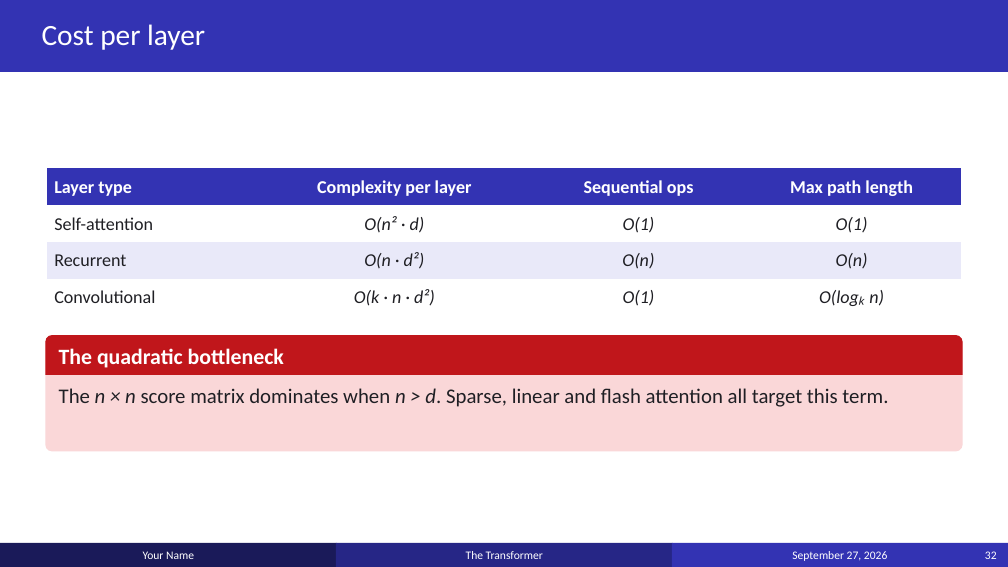
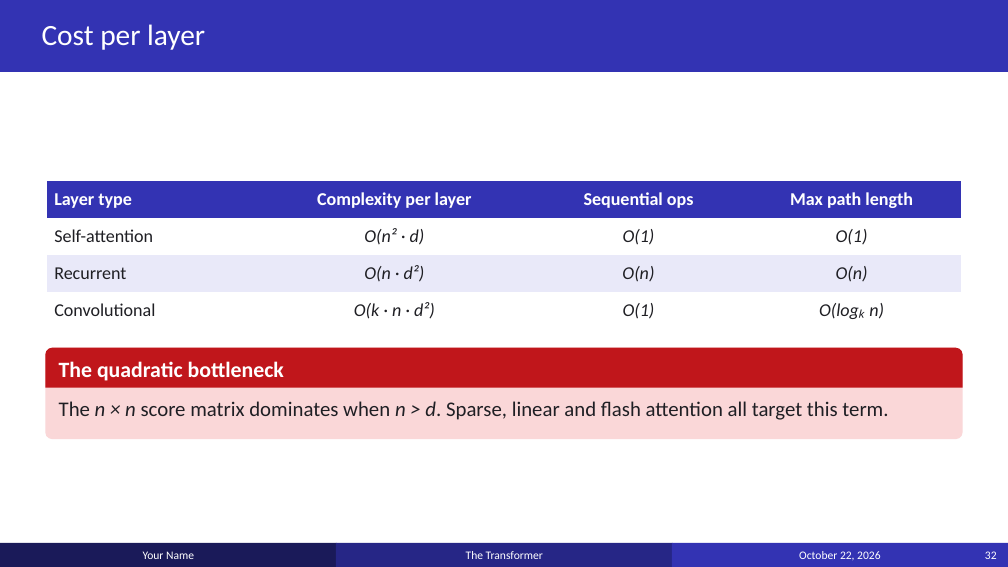
Before and after one commit to anoted/ppt-templated, a slide deck: slide 32 of transformer/transformer.pptx. Drawn at 1008x567 pixels with LibreOffice and Linux fonts; fonts in the diff are those of the drawing. Boxes give left, top, right and bottom in pixels: in the first picture for what was removed or moved away, otherwise in the second. Text is boxed around its words. In the diff, an @@ line names an element or a change of style, - is before the commit and + after.

```diff
--- a/transformer/transformer.pptx
+++ b/transformer/transformer.pptx
@@ table moved from (x1=47, y1=169, x2=962, y2=316) to (x1=47, y1=181, x2=962, y2=329) @@
@@ rounded rectangle "The n × n score ..." resized from (x1=45, y1=335, x2=963, y2=451) to (x1=45, y1=348, x2=963, y2=439) @@
@@ rounded rectangle "The n × n score ..." at (x1=45, y1=348, x2=963, y2=439): proportions changed @@
@@ round same rect "The quadratic bottleneck" moved from (x1=45, y1=335, x2=963, y2=375) to (x1=45, y1=348, x2=963, y2=388) @@
@@ text in rectangle at (x1=799, y1=551, x2=880, y2=560): text changed @@
-September 27, 2026
+October 22, 2026
```
Also in this commit, not shown: 34 other slides changed, 17 other files.
